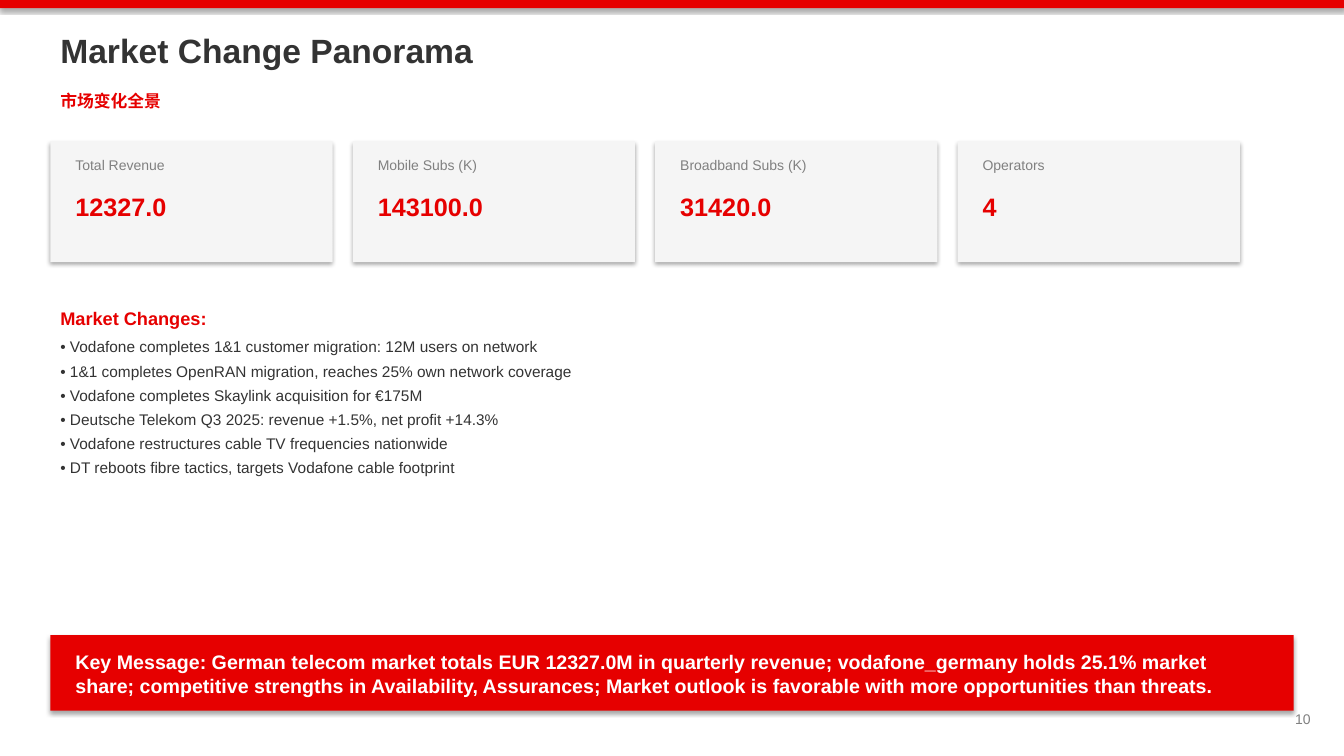
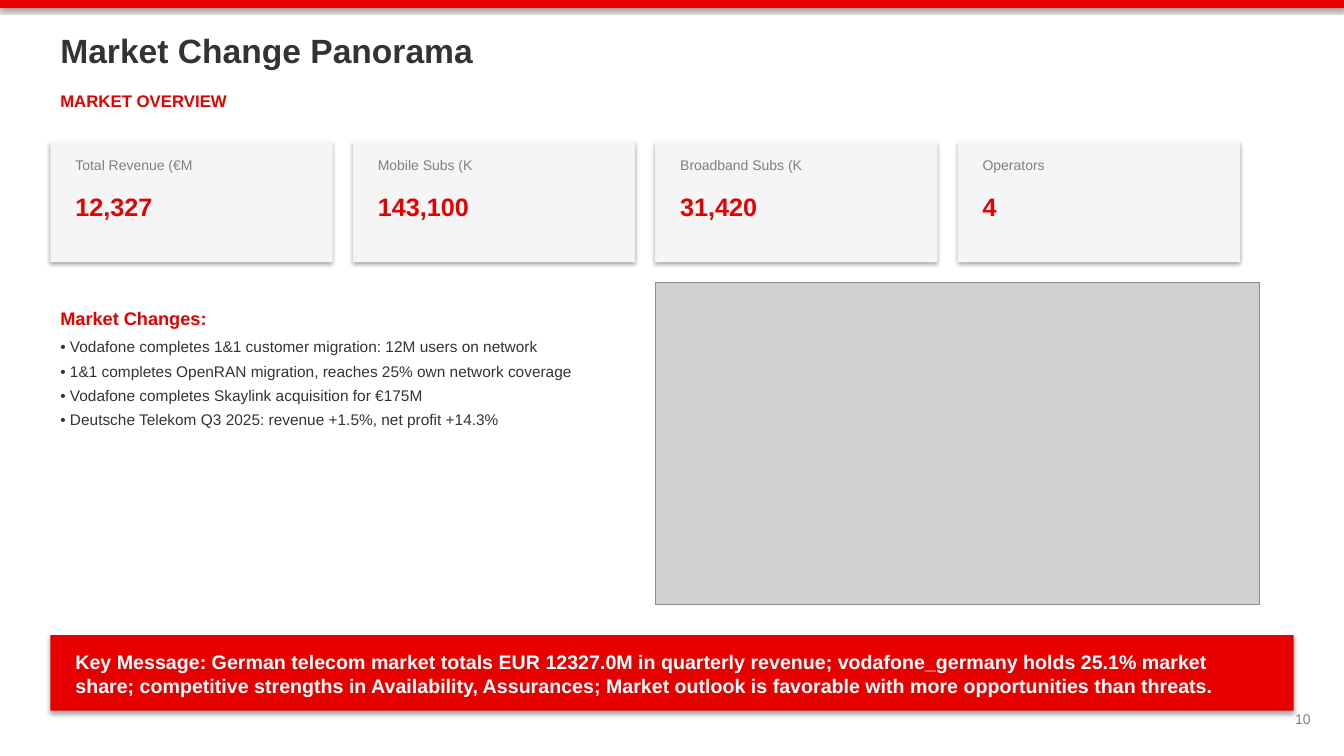
Before and after one commit to mypinseeker/BLM-Financial-Report-Analysis, a slide deck: slide 10 of data/output/blm_vodafone_germany_q3fy26_v2_draft.pptx. Drawn at 1344x756 pixels with LibreOffice and Linux fonts; fonts in the diff are those of the drawing; grey boxes stand for pictures. Boxes give left, top, right and bottom in pixels: in the first picture for what was removed or moved away, otherwise in the second. Text is boxed around its words. In the diff, an @@ line names an element or a change of style, - is before the commit and + after.

```diff
--- a/data/output/blm_vodafone_germany_q3fy26_v2_draft.pptx
+++ b/data/output/blm_vodafone_germany_q3fy26_v2_draft.pptx
@@ text at [60,95,227,107]: text changed @@
-市场变化全景
+MARKET OVERVIEW
@@ text at [75,160,192,173]: text changed @@
-Total Revenue
+Total Revenue (€M
@@ text at [378,160,472,173]: text changed @@
-Mobile Subs (K)
+Mobile Subs (K
@@ text at [680,160,802,173]: text changed @@
-Broadband Subs (K)
+Broadband Subs (K
@@ text at [75,198,152,220]: text changed @@
-12327.0
+12,327
@@ text at [378,198,469,220]: text changed @@
-143100.0
+143,100
@@ text at [680,198,757,220]: text changed @@
-31420.0
+31,420
@@ picture added at [655,282,1260,605] @@
@@ text at [70,438,455,476]: paragraphs removed @@
-• Vodafone restructures cable TV frequencies nationwide
-• DT reboots fibre tactics, targets Vodafone cable footprint
```
Also in this commit, not shown: 37 other slides changed, 1 other file.
